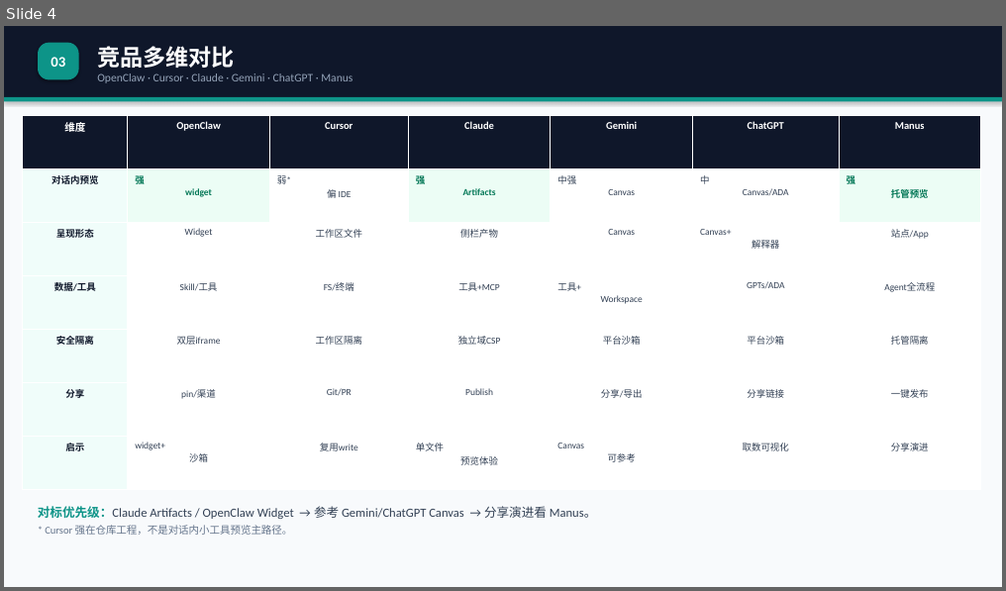
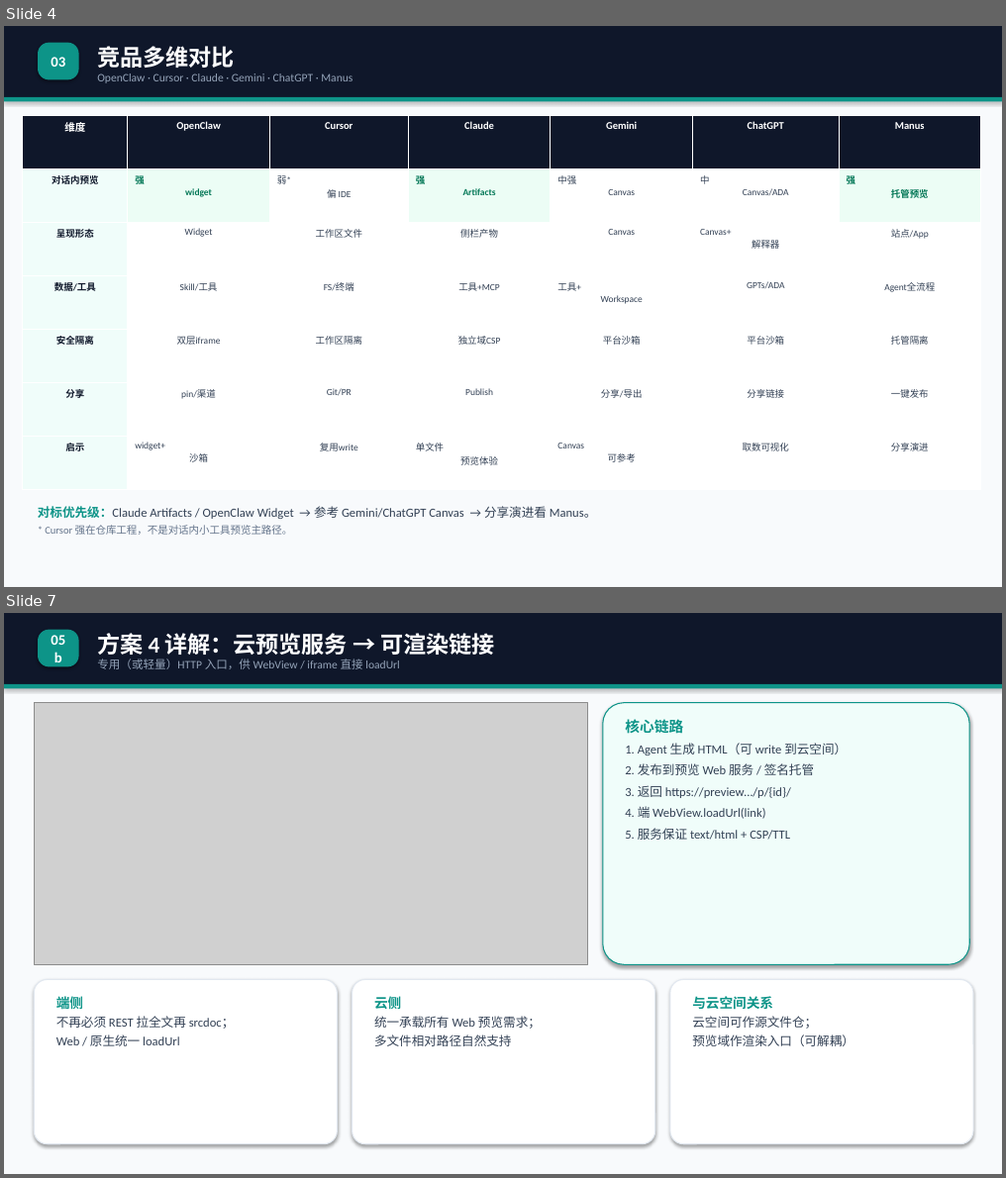
Before and after one commit to Lizzy67/leetcode, a slide deck: docs/agent_html_preview_proposal.pptx. Shown one above the other, each under a label of ours: slide 4 before the commit, slides 4 and 7 after it; the slides between them are not shown. The pictures are 1006x591 and 1006x1178 pixels, drawn with LibreOffice and Linux fonts; fonts in the diff are those of the drawing; grey boxes stand for pictures. Boxes give left, top, right and bottom in pixels: in the first picture for what was removed or moved away, otherwise in the second. Text is boxed around its words. In the diff, an @@ line names an element or a change of style, - is before the commit and + after.

```diff
--- a/docs/agent_html_preview_proposal.pptx
+++ b/docs/agent_html_preview_proposal.pptx
@@ slide 7 added at (4,613,1002,1174), background #FFFFFF @@
@@ rectangle added at (4,613,1002,1174), fill #F8FAFC @@
@@ rectangle added at (4,613,1002,684), fill #0F172A @@
@@ rounded rectangle added at (38,630,79,666), fill #0D9488, 14 pt, text #FFFFFF, bold @@
+05b
@@ text added at (97,633,495,669), 11 pt, text #94A3B8 @@
+方案 4 详解：云预览服务 → 可渲染链接
+专用（或轻量）HTTP 入口，供 WebView / iframe 直接 loadUrl
@@ rectangle added at (4,684,1002,688), fill #0D9488 @@
@@ picture added at (34,703,588,964) @@
@@ rounded rectangle added at (603,703,969,964), fill #F0FDFA, outline #0D9488 1 pt @@
@@ text added at (625,719,846,840), 12 pt, text #334155 @@
+核心链路
+1. Agent 生成 HTML（可 write 到云空间）
+2. 发布到预览 Web 服务 / 签名托管
+3. 返回 https://preview…/p/{id}/
+4. 端 WebView.loadUrl(link)
+5. 服务保证 text/html + CSP/TTL
@@ rounded rectangle added at (34,980,338,1145), fill #FFFFFF, outline #E2E8F0 1 pt @@
@@ text added at (56,994,235,1047), 12 pt, text #334155 @@
+端侧
+不再必须 REST 拉全文再 srcdoc；
+Web / 原生统一 loadUrl
@@ rounded rectangle added at (352,980,655,1145), fill #FFFFFF, outline #E2E8F0 1 pt @@
@@ text added at (374,996,541,1047), 12 pt, text #334155 @@
+云侧
+统一承载所有 Web 预览需求；
+多文件相对路径自然支持
@@ rounded rectangle added at (670,980,973,1145), fill #FFFFFF, outline #E2E8F0 1 pt @@
@@ text added at (692,996,854,1047), 12 pt, text #334155 @@
+与云空间关系
+云空间可作源文件仓；
+预览域作渲染入口（可解耦）
```
Also in this commit, not shown: 5 slides changed, 3 other files.
